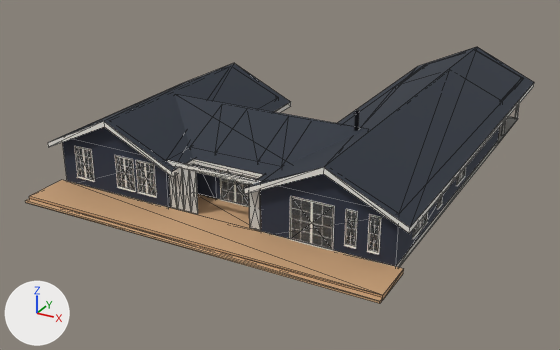
Two versions of the glTF model i0k9g95har/teder270_c1_p1_m1.glb, one commit apart.
Rendered twice from a 50 mm camera at (20.9, -26.7, 19.0) aimed at (-0.8, 12.8, -0.8). The lights are fixed; the arrows at lower left show +X, +Y and +Z. The older version comes first. Mesh edges are drawn as thin lines on the coarser meshes.

The older version as bpy lines, for what is in view:
```python
mat_glass = principled_material('glass')
mat_glass.base_color = (0.00784, 0.0157, 0.0235)  # black #16222a
mat_glass.roughness = 0.02
mat_glass.alpha = 0.502
me_fascia = bpy.data.meshes.new('fascia')
me_fascia.from_pydata(...)  # 96 vertices, 132 faces; spans x -11.0..11.0, y 3.5..29.1, z 0.0..4.8
me_fascia.materials.append(mat_fascia)  # white #f2f0ea
me_frame = bpy.data.meshes.new('frame')
me_frame.from_pydata(...)  # 2112 vertices, 3900 faces; spans x -10.4..10.4, y 3.8..22.7, z 0.0..2.7
me_frame.materials.append(mat_frame)  # white #f2f0ea
me_glass = bpy.data.meshes.new('glass')
me_glass.from_pydata(...)  # 160 vertices, 240 faces; spans x -10.3..10.3, y 3.9..16.3, z 0.3..2.7
me_glass.materials.append(mat_glass)  # black #16222a
ob_fascia = bpy.data.objects.new('fascia', me_fascia)
ob_fascia.location = (0.0, 0.0, 0.0)
ob_frame = bpy.data.objects.new('frame', me_frame)
ob_frame.location = (0.0, 0.0, 0.0)
ob_glass = bpy.data.objects.new('glass', me_glass)
ob_glass.location = (0.0, 0.0, 0.0)
# also in view: 'wall' at (0.0, 16.3, 2.3); 'deck' at (0.0, 8.5, 0.1); 'panel' at (0.0, 4.0, 1.5); 'plinth' at (0.0, 13.3, 0.2); 'roof' at (0.0, 16.3, 3.8)
```
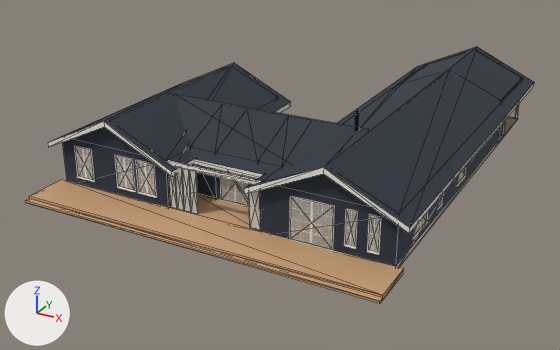
Changed parts and their boxes (x1, y1, x2, y2) in the pictures (560 x 350 px):
```json
{"object": "glass", "change": "recoloured, surface changed", "before": [76, 148, 465, 252], "after": [76, 148, 465, 252]}
```

Edits to the scene script, one JSON object a line:
```json
{"op": "set", "path": "mat_glass.base_color", "old": "(0.00784, 0.0157, 0.0235)", "new": "(0.345, 0.451, 0.525)", "note": "black #16222a -> greyish blue #9fb3c0"}
{"op": "set", "path": "mat_glass.alpha", "old": "0.502", "new": "0.22"}
```
